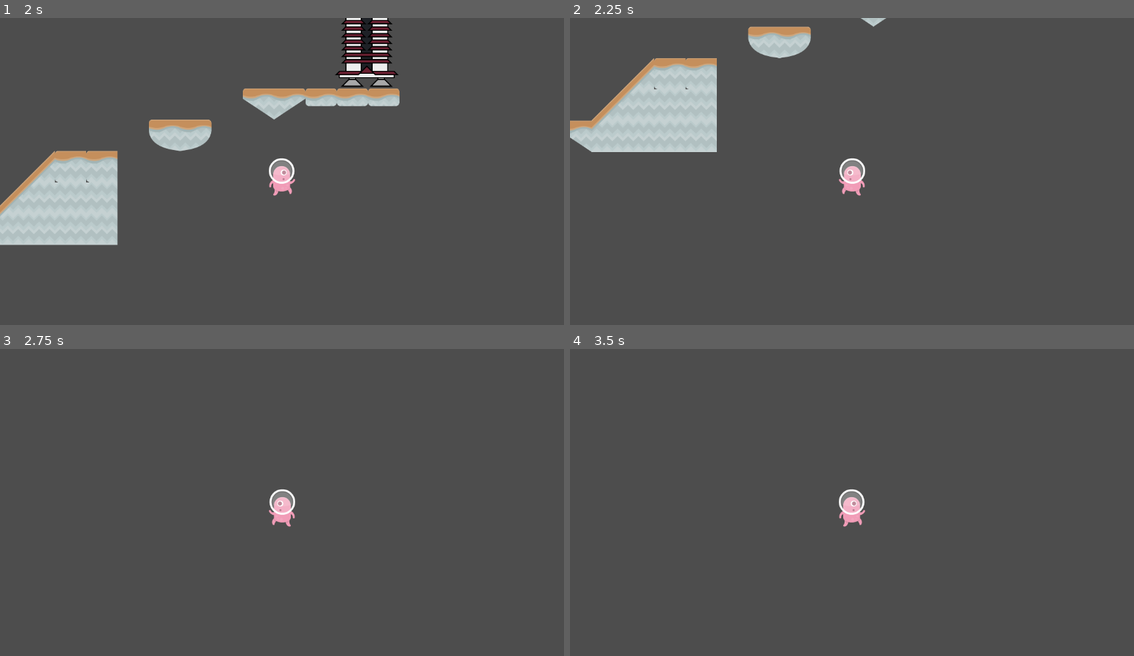
Above: before the commit, frames 1-4 (two rows, left to right).
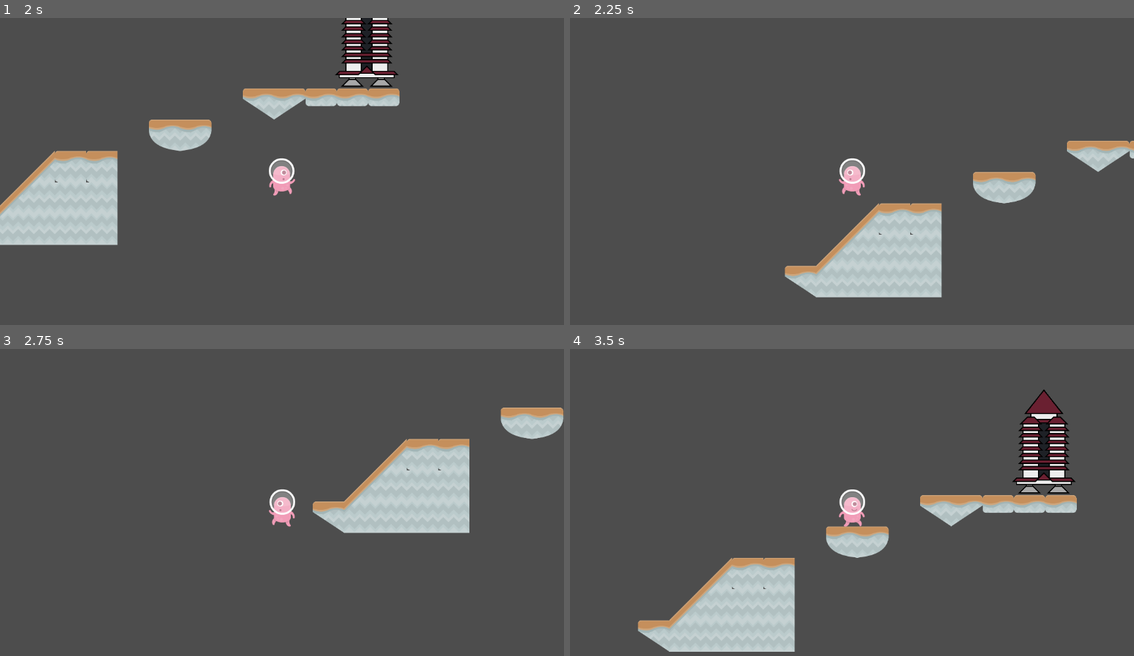
Above: after the commit, the same moments.

Repository: narendradzulqarnain/tutorial-4-gamedev
Game: Godot game, scene res://scenes/Level1.tscn
Two runs of this game, one before a commit and one after it. Both use one fixed random seed, a clock stepped at 60 frames per second and the inputs below.
Inputs:
- Up to frame 1 (2 s): tap Enter (ui_accept) at 0.5, 1.35 s; hold Enter (ui_accept) 0.53-1.28 s; hold Right (right) from 0.53 s (still down); tap Space (jump) at 0.77, 1.52 s
- Up to frame 2 (2.25 s): release Right (right) at 2.03 s; hold A (left) from 2.03 s (still down); hold Enter (ui_accept) from 2.03 s (still down)
- Up to frame 3 (2.75 s): keep holding A (left); keep holding Enter (ui_accept)
- Up to frame 4 (3.5 s): release A (left) at 2.78 s; release Enter (ui_accept) at 2.78 s; hold Right (right) from 2.78 s (still down); tap Enter (ui_accept) at 2.85 s; tap Space (jump) at 3.02 s

Frame 1 is identical in both runs. In frame 2, 15% of the frame differs, in the area x 0-100%, y 0-92%; in frame 3, 7.1%; in frame 4, 11%.

Commit message:
fix bugs

Diff:
--- a/scenes/AreaTrigger.gd
+++ b/scenes/AreaTrigger.gd
@@ -1,6 +1,6 @@
 extends Area2D
 
-@export var scene_name: String = "Level 1"
+@export var scene_name: String = "Level1"
 
 
 func _on_body_entered(body: Node2D) -> void:
--- a/scenes/BlueSlime.gd
+++ b/scenes/BlueSlime.gd
@@ -2,7 +2,7 @@
 
 @export var speed: float = 150.0
 @export var gravity: float = 500.0
-@export var scene_name: String = "LoseScene"
+@export var scene_name: String = "LoseScreen2"
 
 @onready var sprite = $AnimatedSprite2D
 
--- a/scenes/Level1.tscn
+++ b/scenes/Level1.tscn
@@ -73,14 +73,13 @@
 [node name="AreaTrigger" parent="Sprite2D" instance=ExtResource("4_f1wod")]
 position = Vector2(-4.47584, 8.95168)
 scale = Vector2(-14.8694, 23.9401)
-sceneName = "Level2"
+scene_name = "Level2"
 
 [node name="Lose Area" type="Node2D" parent="."]
 position = Vector2(534, 469)
 scale = Vector2(66.08, 1)
 
 [node name="AreaTrigger" parent="Lose Area" instance=ExtResource("4_f1wod")]
-sceneName = "Level1"
 
 [node name="Spawner" type="Node2D" parent="."]
 position = Vector2(820, -645)
--- a/scenes/Level2.tscn
+++ b/scenes/Level2.tscn
@@ -70,6 +70,7 @@
 [node name="AreaTrigger" parent="." instance=ExtResource("3_1idux")]
 position = Vector2(1994, 724)
 scale = Vector2(350, 2.142)
+scene_name = "Level2"
 
 [node name="Objective" parent="." instance=ExtResource("5_6i13v")]
 position = Vector2(4031, -429)
--- a/scenes/Objective.gd
+++ b/scenes/Objective.gd
@@ -1,6 +1,6 @@
 extends Area2D
 
-@export var scene_name: String = "WinScreen"
+@export var scene_name: String = "WinScreen2"
 
 
 func _on_body_entered(body: Node2D) -> void:
